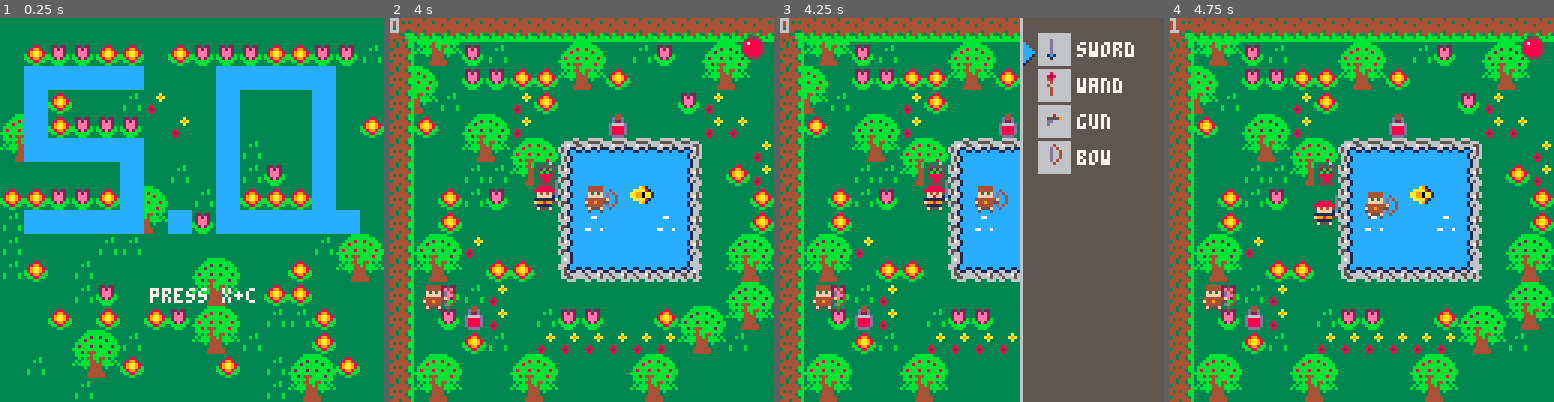
Above: before the commit, frames 1-4 (left to right).
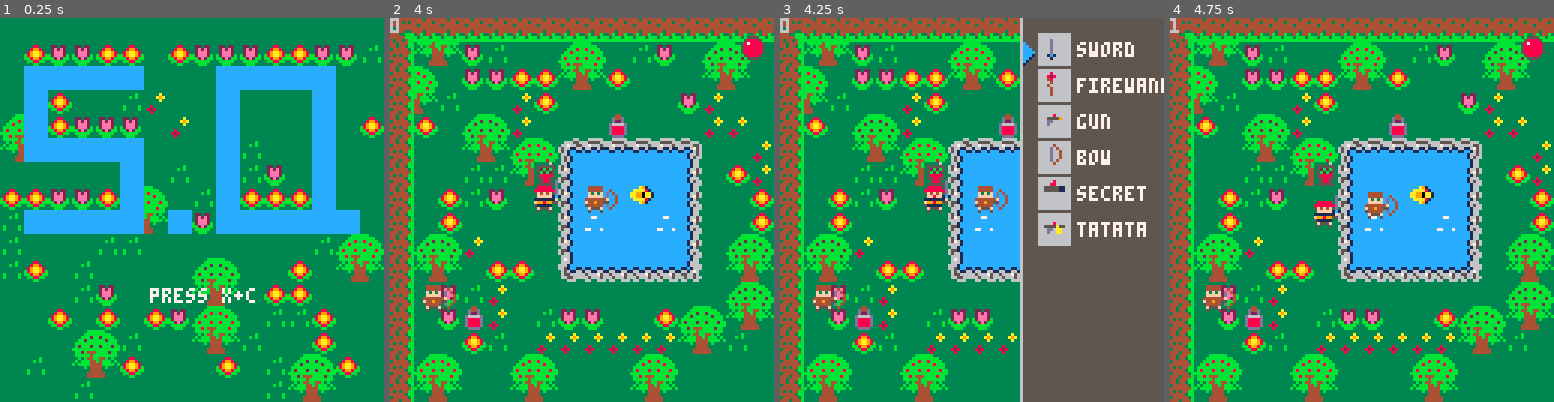
Above: after the commit, the same moments.

Repository: JasonHaenlin/pico-8-sophiaquest
Game: PICO-8 cartridge sophiaquest.p8
The game is run twice, just before and just after one commit, with the same random seed, the same clock (stepped at 60 frames per second) and the same inputs.
Inputs:
- Up to frame 1 (0.25 s): no input
- Up to frame 2 (4 s): tap O (Z key) at 0.33, 0.7, 1.43, 2.22, 3.1, 3.98 s; tap X (X key) at 1.07, 2.07, 2.4, 2.73, 3.07, 3.4, 3.73 s; hold Left 1.97-2.37 s; hold Down 2.42-2.82 s; hold Right 2.87-3.53 s; hold Up from 3.58 s (still down)
- Up to frame 3 (4.25 s): tap X (X key) at 4.07 s; release Up at 4.08 s; hold Right from 4.13 s (still down)
- Up to frame 4 (4.75 s): tap X (X key) at 4.4, 4.73 s; release Right at 4.53 s; hold Down from 4.58 s (still down)

Frames 1-2 are identical in both runs. In frame 3, 2.4% of the frame differs, in the area x 67-100%, y 15-60%; in frame 4, nothing differs.

Commit message:
add 2 weapons

Diff:
--- a/sophiaquest.p8
+++ b/sophiaquest.p8
@@ -95,9 +95,11 @@
 function make_weapons()
   -- name,spr,sfx,animh,animv,delay,dmg,type,speed,hb,ox,oy
  make_item("sword",105,4,73,89,15,7,melee,1,8,4,3)
- make_item("wand",106,1,74,90,8,8,ranged,3,3,5,1)
+ make_item("firewand",106,1,74,90,8,8,ranged,3,3,5,1)
  make_item("gun",107,5,75,91,3,3,ranged,10,1,5,0)
  make_item("bow",108,3,76,92,6,5,ranged,6,3,4,-1)
+ make_item("secret",109,6,77,93,4,5,ranged,5,1,5,0)
+ make_item("tatata",110,7,78,94,2,2,ranged,10,1,5,0)
 end
 
 function make_player()
Not shown, changed: 20 lines of the sprite sheet (__gfx__) section of sophiaquest.p8
Not shown, changed: the sound effects (__sfx__) section of sophiaquest.p8
